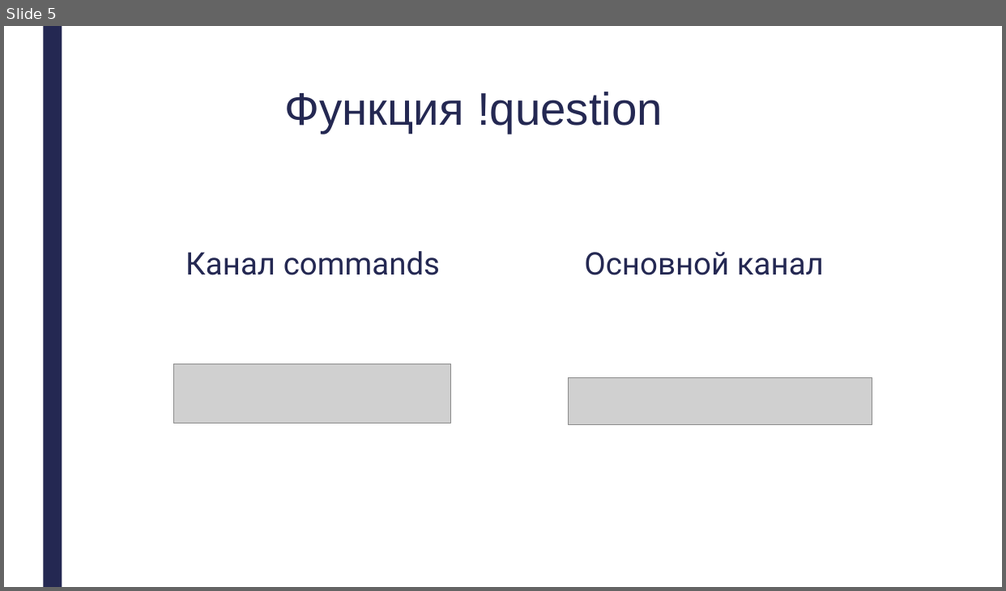
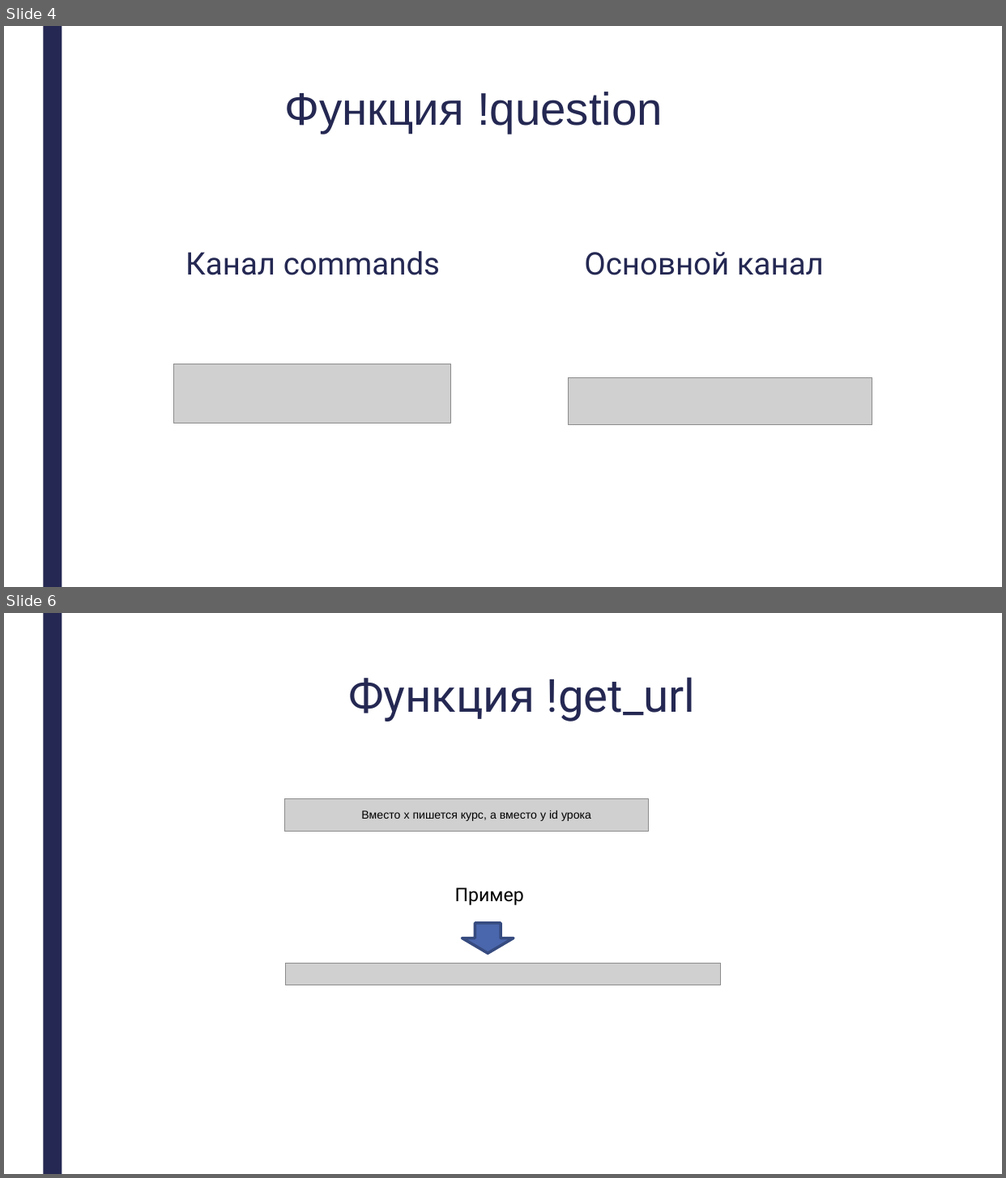
Before and after one commit to misantrhope13/discord_bot, a slide deck: data/Защита проекта/Презентация.pptx. Shown one above the other, each under a label of ours: slide 5 before the commit, slides 4 and 6 after it; the slides between them are not shown. The pictures are 1006x591 and 1006x1178 pixels, drawn with LibreOffice and Linux fonts; fonts in the diff are those of the drawing; grey boxes stand for pictures. Boxes give left, top, right and bottom in pixels: in the first picture for what was removed or moved away, otherwise in the second. Text is boxed around its words. In the diff, an @@ line names an element or a change of style, - is before the commit and + after.

```diff
--- a/data/Защита проекта/Презентация.pptx
+++ b/data/Защита проекта/Презентация.pptx
@@ slide 6 added at (4, 613, 1002, 1174), background #FFFFFF; not listed: 1 template element that a slide beside it also shows @@
@@ title added at (348, 677, 696, 722), 44 pt, text #242852 @@
+Функция !get_url
@@ picture added at (285, 798, 649, 832) @@
@@ text added at (361, 810, 591, 821), 11 pt, text #000000 @@
+Вместо x пишется курс, а вместо y id урока
@@ text added at (455, 888, 524, 905), 18 pt, text #000000 @@
+Пример
@@ right arrow added at (462, 923, 513, 953), fill #4A66AC, outline #374B7F 2.75 pt @@
@@ picture added at (286, 964, 721, 985) @@
@@ what was slide 5 is now slide 4 @@
```
Also in this commit, not shown: 3 slides changed, 1 other slide added, 3 slides removed, 1 other file.
